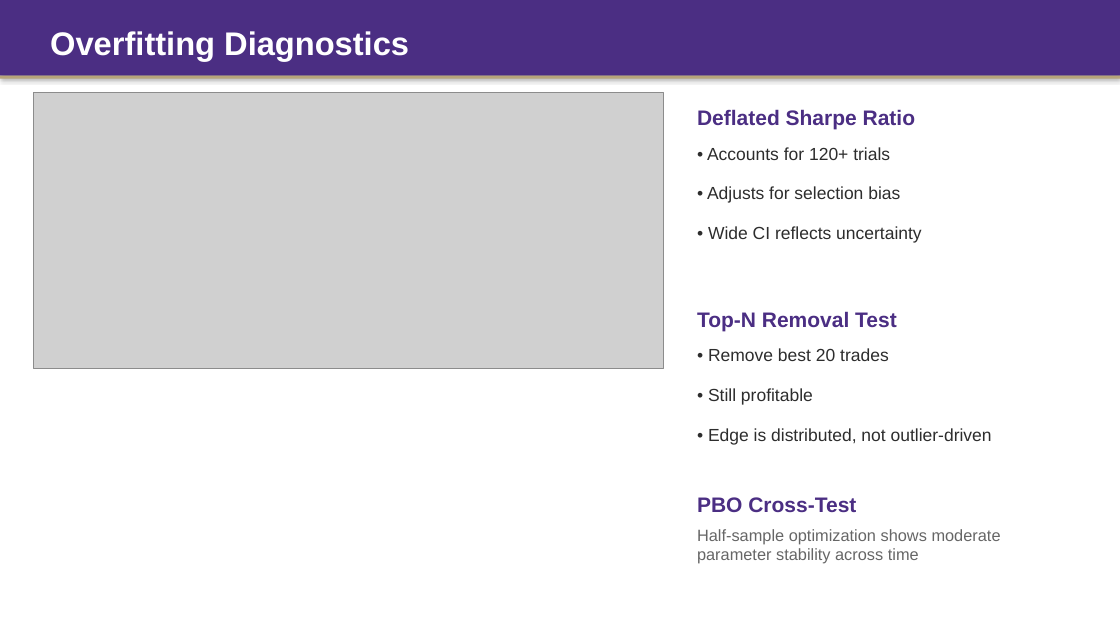
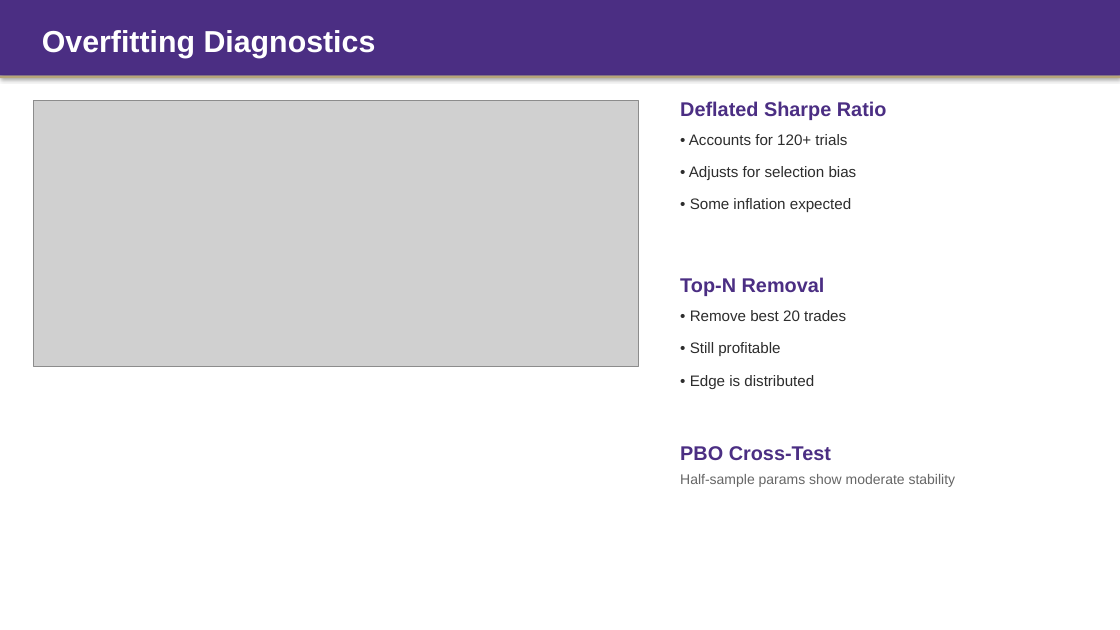
Before and after one commit to Tyche1107/Strategy-project, a slide deck: slide 12 of CFRM522_Presentation.pptx. Drawn at 1120x630 pixels with LibreOffice and Linux fonts; fonts in the diff are those of the drawing; grey boxes stand for pictures. Boxes give left, top, right and bottom in pixels: in the first picture for what was removed or moved away, otherwise in the second. Text is boxed around its words. In the diff, an @@ line names an element or a change of style, - is before the commit and + after.

```diff
--- a/CFRM522_Presentation.pptx
+++ b/CFRM522_Presentation.pptx
@@ text "Overfitting Diagnostics": place and size @@
-text "Overfitting Diagnostics" at box(50, 31, 409, 61)
+text "Overfitting Diagnostics" at box(42, 30, 376, 58)
@@ text "Overfitting Diagnostics" at box(42, 30, 376, 58): size 28 to 26 pt @@
@@ picture: place and size @@
-picture at box(34, 92, 664, 369)
+picture at box(34, 101, 639, 366)
@@ text "Deflated Sharpe Ratio": place and size @@
-text "Deflated Sharpe Ratio" at box(697, 109, 915, 130)
+text "Deflated Sharpe Ratio" at box(680, 101, 887, 120)
@@ text "Deflated Sharpe Ratio" at box(680, 101, 887, 120): size 18 to 17 pt @@
@@ text "• Accounts for 120+ trials": place and size @@
-text "• Accounts for 120+ trials" at box(707, 147, 922, 243)
+text "• Accounts for 120+ trials" at box(689, 134, 857, 212)
@@ text at box(689, 134, 857, 180): size 15 to 13 pt in "• Accounts for 120+ trials", "• Adjusts for selection bias"; less space between paragraphs @@
@@ text at box(690, 198, 851, 212): text changed; size 15 to 13 pt @@
-• Wide CI reflects uncertainty
+• Some inflation expected
@@ text at box(680, 277, 825, 296): text changed; size 18 to 17 pt @@
-Top-N Removal Test
+Top-N Removal
@@ text "• Remove best 20 trades": place and size @@
-text "• Remove best 20 trades" at box(708, 348, 992, 445)
+text "• Remove best 20 trades" at box(690, 310, 846, 389)
@@ text at box(690, 310, 846, 356): size 15 to 13 pt in "• Remove best 20 trades", "• Still profitable"; less space between paragraphs @@
@@ text at box(690, 375, 814, 389): text changed; size 15 to 13 pt @@
-• Edge is distributed, not outlier-driven
+• Edge is distributed
@@ text "PBO Cross-Test" at box(680, 446, 831, 460): size 18 to 17 pt @@
@@ text "PBO Cross-Test": place and size @@
-text "PBO Cross-Test" at box(697, 497, 856, 513)
+text "PBO Cross-Test" at box(680, 446, 831, 460)
@@ text at box(680, 474, 956, 487): text changed; size 14 to 12 pt @@
-Half-sample optimization shows moderate parameter stability across time
+Half-sample params show moderate stability
```
Also in this commit, not shown: 14 other slides changed, 2 other files.
